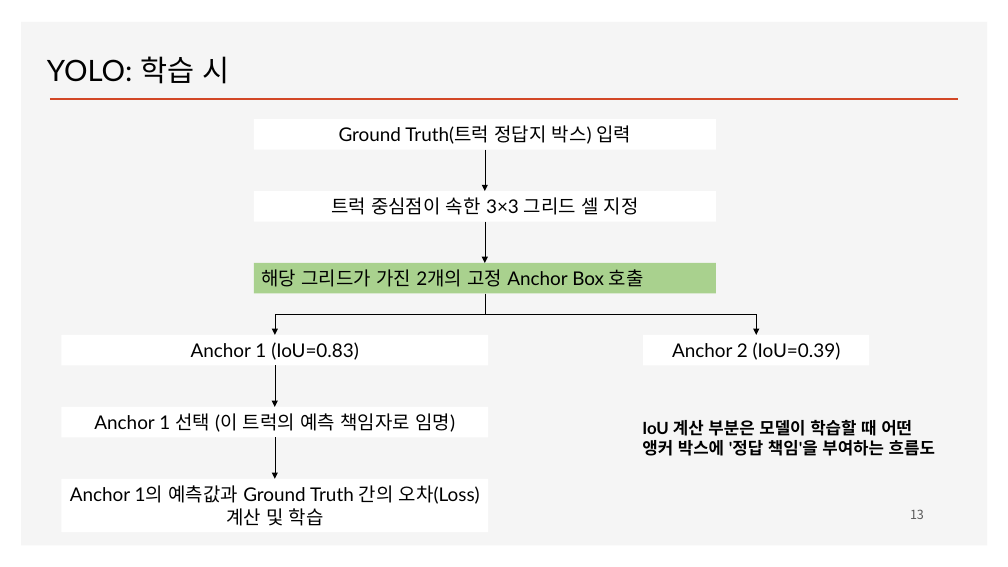
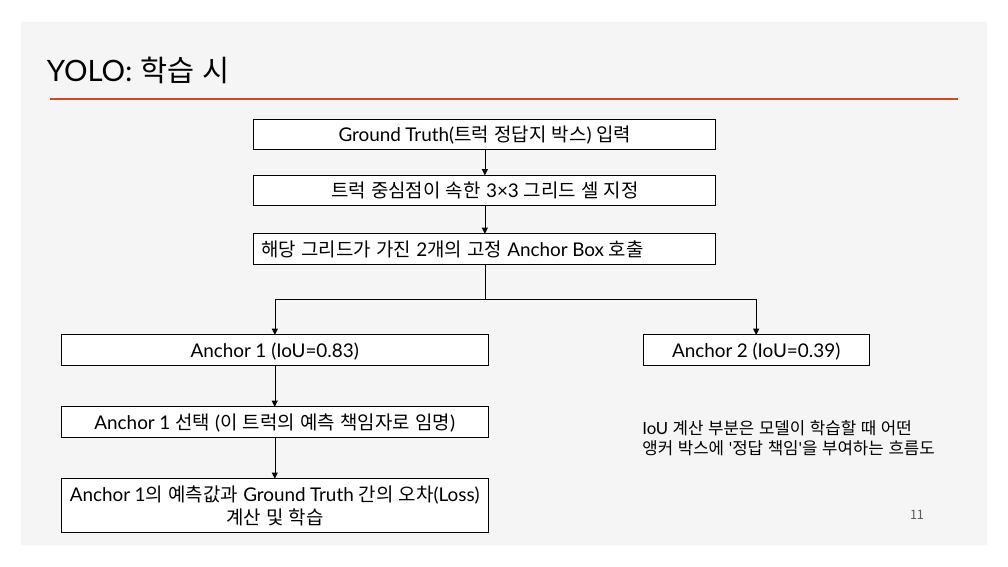
Before and after one commit to ancestor9/2026_Fall_Deep-Learning-with-Python, a slide deck: slide 11 of CNN/Object detection_YOLO.pptx (slide 13 before the commit). Drawn at 1008x567 pixels with LibreOffice and Linux fonts; fonts in the diff are those of the drawing; background and template pictures are left out. Boxes give left, top, right and bottom in pixels: in the first picture for what was removed or moved away, otherwise in the second. Text is boxed around its words. In the diff, an @@ line names an element or a change of style, - is before the commit and + after.

```diff
--- a/CNN/Object detection_YOLO.pptx
+++ b/CNN/Object detection_YOLO.pptx
@@ outline none to #000000 0.75 pt in 6 elements at (x1=254, y1=119, x2=716, y2=150), (x1=61, y1=335, x2=488, y2=365), (x1=61, y1=407, x2=488, y2=437), (x1=61, y1=479, x2=488, y2=532), (x1=644, y1=335, x2=870, y2=365), (x1=254, y1=175, x2=716, y2=206) @@
@@ rectangle "트럭 중심점이 속한 3×3 그리드 ..." moved from (x1=254, y1=191, x2=716, y2=222) to (x1=254, y1=175, x2=716, y2=206) @@
@@ arrow moved from (485, 150) - (485, 191) to (485, 150) - (485, 175) @@
@@ arrow moved from (485, 222) - (485, 263) to (485, 206) - (485, 234) @@
@@ rectangle "해당 그리드가 가진 2개의 고정 ..." moved from (x1=254, y1=263, x2=716, y2=293) to (x1=254, y1=234, x2=716, y2=264) @@
@@ rectangle "해당 그리드가 가진 2개의 고정 ..." at (x1=254, y1=234, x2=716, y2=264): fill #A9D18E to #FFFFFF; outline none to #000000 0.75 pt @@
@@ elbow arrow moved from (485, 293) - (275, 335) to (485, 265) - (275, 335) @@
@@ elbow arrow moved from (485, 293) - (756, 335) to (485, 265) - (756, 335) @@
@@ text "IoU 계산 부분은 모델이 학습할 ..." at (x1=642, y1=420, x2=935, y2=456): bold off @@
@@ page number at (x1=910, y1=510, x2=924, y2=519): text changed @@
-13
+11
```
Also in this commit, not shown: 2 other slides changed, 1 slide added.
